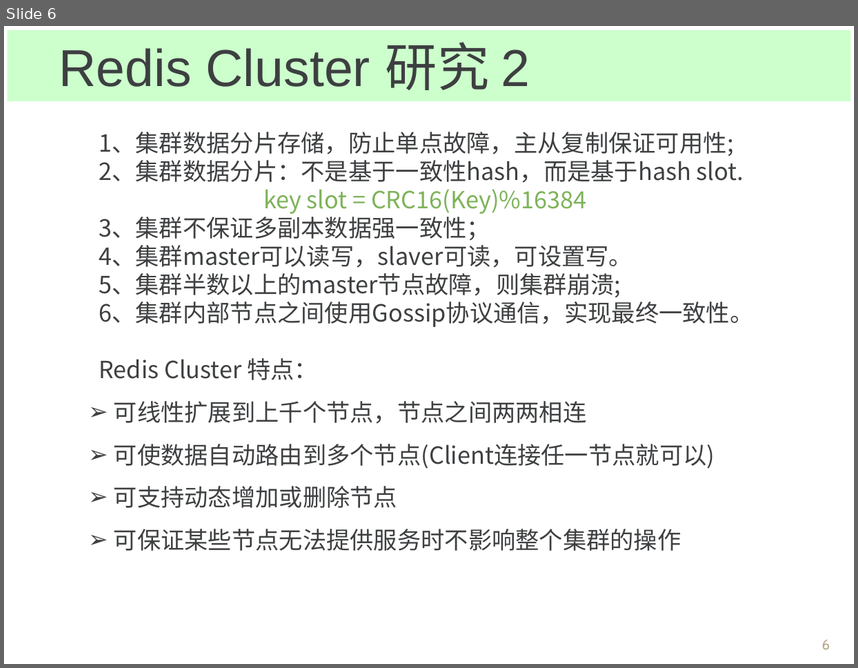
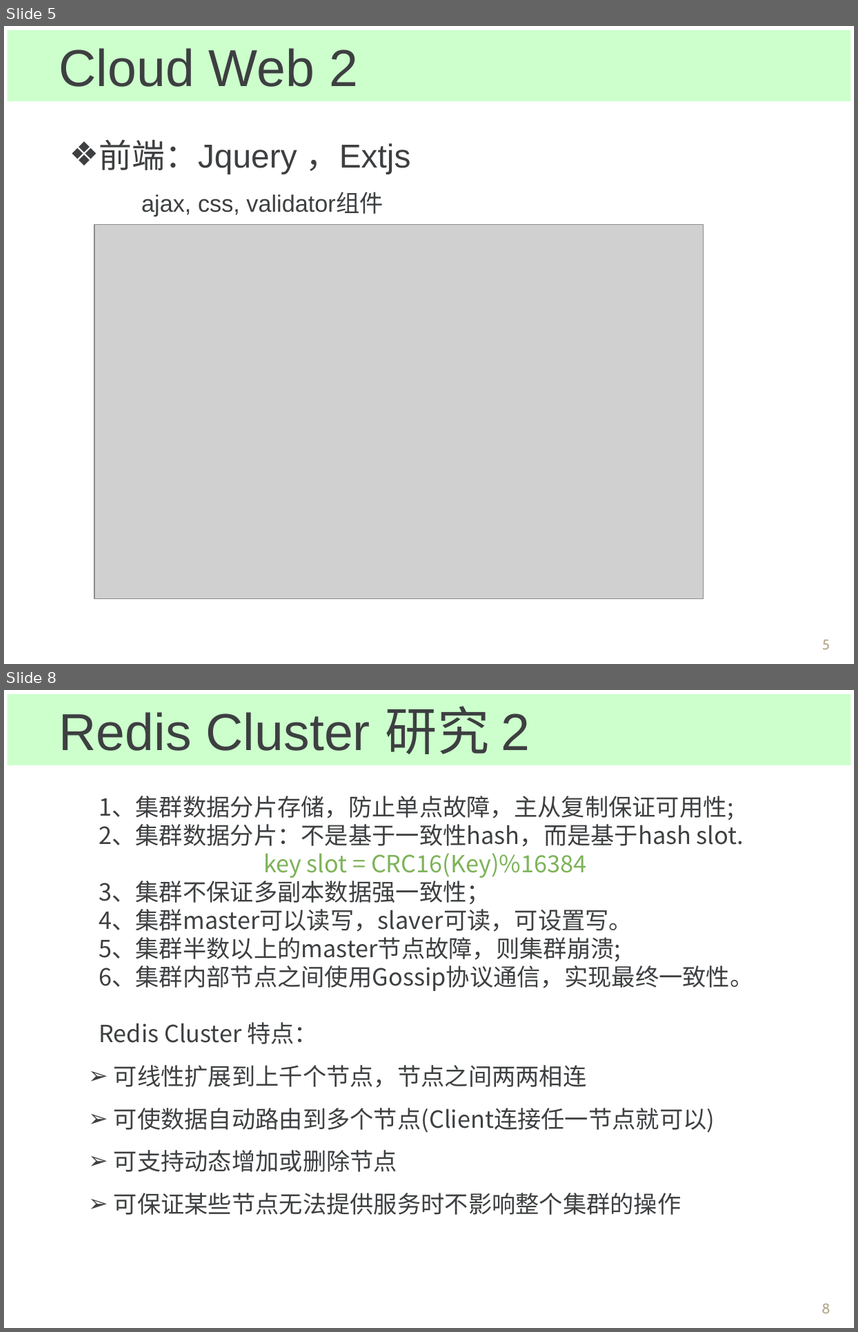
Before and after one commit to Spectrumleeee/Works, a slide deck: document/转正答辩_云平台部_黎光谱.ppt. Shown one above the other, each under a label of ours: slide 6 before the commit, slides 5 and 8 after it; the slides between them are not shown. The pictures are 858x668 and 858x1332 pixels, drawn with LibreOffice and Linux fonts; fonts in the diff are those of the drawing; grey boxes stand for pictures; background and template pictures are left out. Boxes give left, top, right and bottom in pixels: in the first picture for what was removed or moved away, otherwise in the second. Text is boxed around its words. In the diff, an @@ line names an element or a change of style, - is before the commit and + after.

```diff
--- a/document/转正答辩_云平台部_黎光谱.ppt
+++ b/document/转正答辩_云平台部_黎光谱.ppt
@@ slide 5 added at (x1=4, y1=26, x2=854, y2=664), background picture (left out) @@
@@ rectangle added at (x1=7, y1=30, x2=851, y2=102), fill #CCFFCC, 44 pt, text #3D3F41 @@
+Cloud Web 2
@@ text added at (x1=99, y1=139, x2=411, y2=216), 20 pt, text #3D3F41 @@
+❖ 前端：Jquery ，Extjs
+ajax, css, validator组件
@@ picture added at (x1=94, y1=224, x2=704, y2=598) @@
@@ page number added at (x1=822, y1=639, x2=830, y2=649), 12 pt, text #B5A788 @@
+5
@@ what was slide 6 is now slide 8 @@
@@ page number at (x1=822, y1=1303, x2=830, y2=1313): text changed @@
-6
+8
```
Also in this commit, not shown: 7 slides changed, 1 other slide added, 1 other file.
